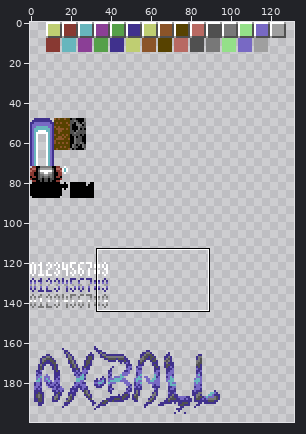
Pixel-art file -- _asesprite/c64_game_gfx.ase. The first picture is a wide view before the edit; the outline marks the close-up.
Close-up. Before the edit:
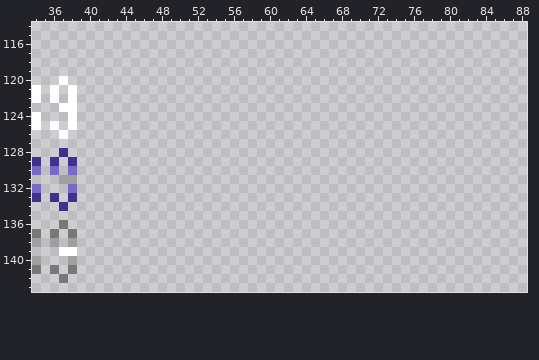
160x200 pixels, 1 frame. Shown: x 34..88, y 114..143. The wide view leaves out empty margins.
The result:
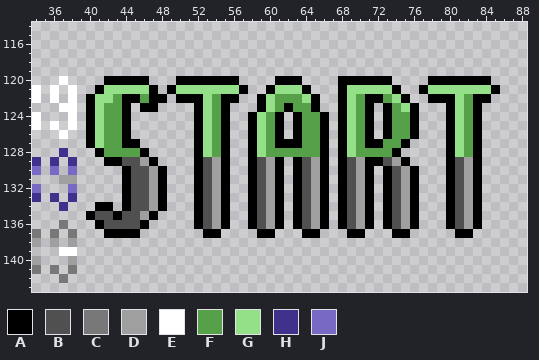
Palette (. is transparent): A #000000  B #505050  C #787878  D #9f9f9f  E #ffffff  F #55a049  G #94e089  H #40318d  J #7869c4
The edit:
Colour A is added in row 120 at x 42 to 46, 50 to 56, 61 to 63, 68 to 73 and 78 to 84; in row 121 at x 41, 47, 49, 57, 60, 64, 68, 74, 77 and 85; in row 122 at x 40, 44 to 45, 47 to 48, 50 to 52, 55 to 56, 59, 65, 68, 71 to 72, 75, 78 to 80 and 83 to 84; in row 123 at x 40, 44, 46 to 47, 52, 55, 59, 62, 65, 68, 71, 73, 76, 80 and 83; in rows 124 to 126 at x 40, 44, 52, 55, 58, 61, 63, 66, 68, 71, 73, 76, 80 and 83; in row 127 at x 40, 44 to 45, 52, 55, 58, 61 to 63, 66, 68, 71 to 72, 75, 80 and 83.
Colour A is added in row 128 at x 41, 46, 52, 55, 58, 66, 68, 74, 80 and 83; in row 129 at x 42 to 43, 47, 52, 55, 58, 61, 63, 66, 68, 71 to 72, 75, 80 and 83; in rows 130 to 133 at x 44, 48, 52, 55, 58, 61, 63, 66, 68, 71, 73, 76, 80 and 83; in row 134 at x 41 to 42, 44, 48, 52, 55, 58, 61, 63, 66, 68, 71, 73, 76, 80 and 83; in row 135 at x 40, 43, 47, 52, 55, 58, 61, 63, 66, 68, 71, 73, 76, 80 and 83; in row 136 at x 41, 46, 52, 55, 58, 61, 63, 66, 68, 71, 73, 76, 80 and 83.
Colour A is added in row 137 at x 42 to 45, 53 to 54, 59 to 60, 64 to 65, 69 to 70, 74 to 75 and 81 to 82.
Colour B is added in row 129 at x 44 to 45, 53, 59, 64, 69, 73 and 81; in rows 130 to 134 at x 45 to 46, 53, 59, 64, 69, 74 and 81; in row 135 at x 41 to 42, 44 to 45, 53, 59, 64, 69, 74 and 81; in row 136 at x 42 to 45, 53, 59, 64, 69, 74 and 81.
Colour D is added in row 129 at x 46, 54, 60, 65, 70, 74 and 82; in rows 130 to 134 at x 47, 54, 60, 65, 70, 75 and 82; in row 135 at x 46, 54, 60, 65, 70, 75 and 82; in row 136 at x 54, 60, 65, 70, 75 and 82.
Colour F is added in row 122 at x 43, 46, 54, 61 to 63, 70, 73 and 82; in row 123 at x 42 to 43, 54, 61, 63 to 64, 70, 74 and 82; in rows 124 to 126 at x 42 to 43, 54, 60, 64 to 65, 70, 74 to 75 and 82; in row 127 at x 42 to 43, 54, 60, 64 to 65, 70, 73 to 74 and 82; in row 128 at x 42 to 45, 54, 60 to 65, 70 to 73 and 82.
Colour G is added in row 121 at x 42 to 46, 50 to 56, 61 to 63, 69 to 73 and 78 to 84; in row 122 at x 41 to 42, 53, 60, 64, 69, 74 and 81; in row 123 at x 41, 53, 60, 69, 75 and 81; in rows 124 to 127 at x 41, 53, 59, 69 and 81; in row 128 at x 53, 59, 69 and 81.
Boxes around the changes in both close-ups, in picture pixels (x1, y1, x2, y2):
added: (86, 76, 500, 238)
